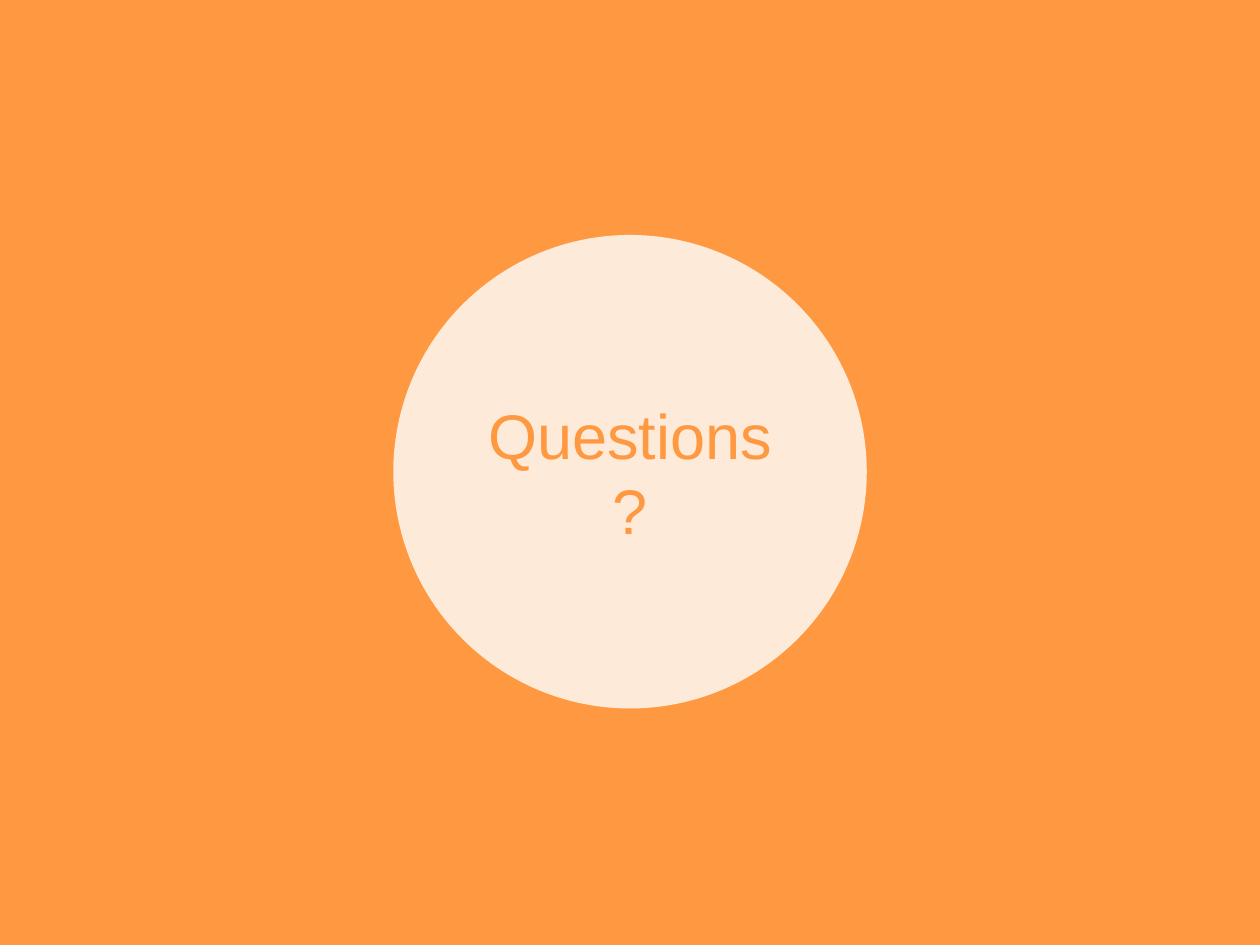
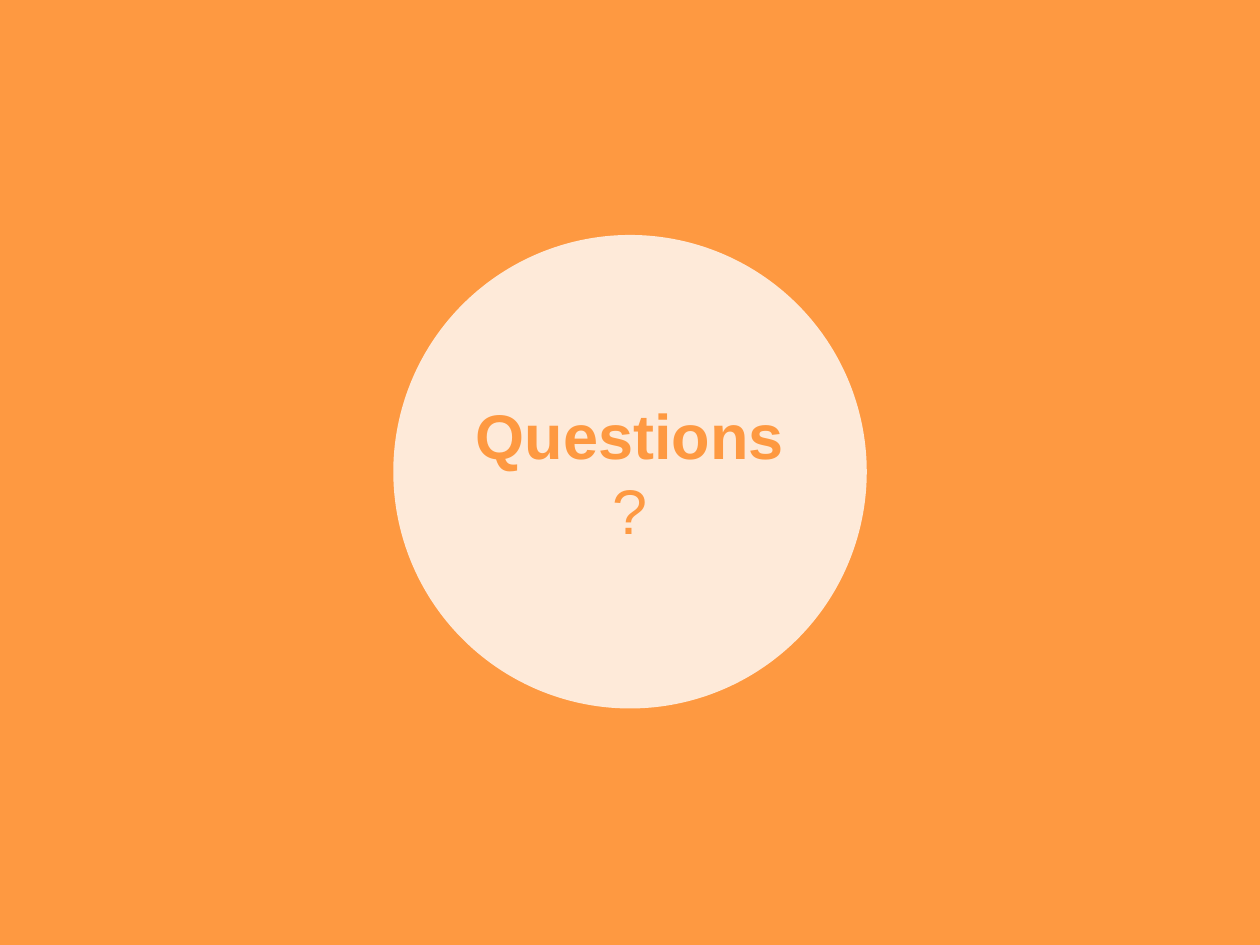
Before and after one commit to ailurus-server/ailurus-device, a slide deck: slide 14 of documents/final_demo.pptx (slide 15 before the commit). Drawn at 1260x945 pixels with LibreOffice and Linux fonts; fonts in the diff are those of the drawing. Boxes give left, top, right and bottom in pixels: in the first picture for what was removed or moved away, otherwise in the second. Text is boxed around its words. In the diff, an @@ line names an element or a change of style, - is before the commit and + after.

```diff
--- a/documents/final_demo.pptx
+++ b/documents/final_demo.pptx
@@ ellipse "Questions?" at (393, 234, 867, 708): bold on @@
```
Also in this commit, not shown: 2 other slides changed, 10 slides added, 11 slides removed.
